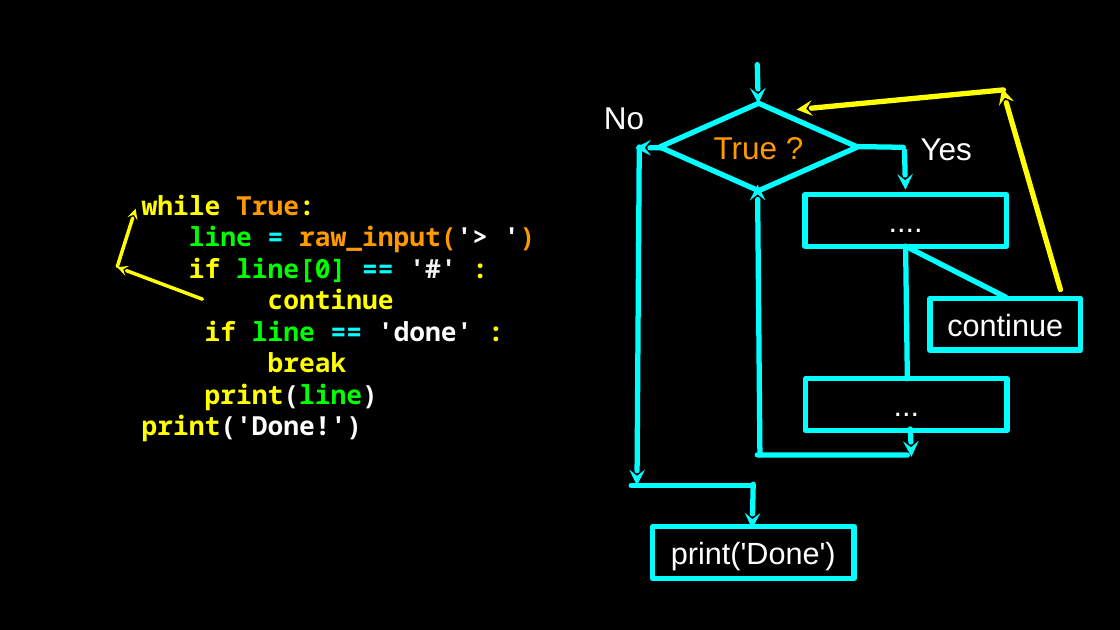
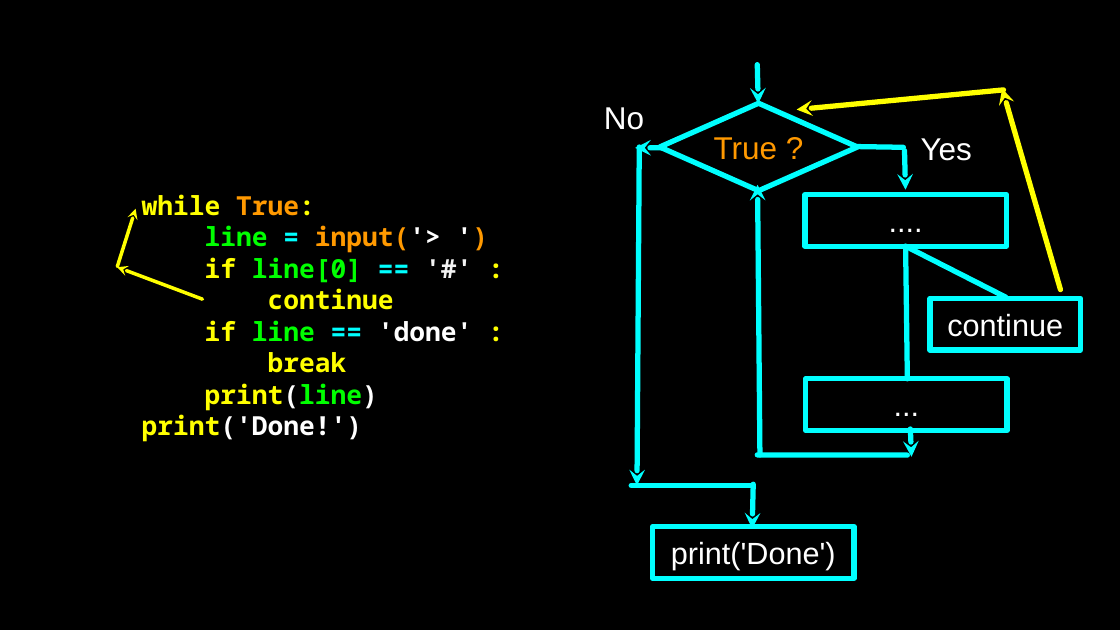
Before and after one commit to SOsintOps/py4e, a slide deck: slide 10 of lectures3/Pythonlearn-05-Iterations.pptx. Drawn at 1120x630 pixels with LibreOffice and Linux fonts; fonts in the diff are those of the drawing. Boxes give left, top, right and bottom in pixels: in the first picture for what was removed or moved away, otherwise in the second. Text is boxed around its words. In the diff, an @@ line names an element or a change of style, - is before the commit and + after.

Commit message:
Fix text and code errors in the chapter slides
Fixes 59 errors in the 16 chapter presentations (lectures3/Pythonlearn-NN-*.pptx):
typos, en dashes and curly quotes in code that Python rejects, Python 2 output
and messages (raw_input, <type 'list'>, range returning a list, u'' strings),
output that the code does not print, def __init(self)__, a missing ssl context
in opengeo.py, HTTP requests without \r\n, and a few wrong technical statements.
Only the text runs that change are edited; colors and layout are kept.

```diff
--- a/lectures3/Pythonlearn-05-Iterations.pptx
+++ b/lectures3/Pythonlearn-05-Iterations.pptx
@@ text at [205,225,441,253]: text changed @@
-line = raw_input('> ')
+line = input('> ')
```
Also in this commit, not shown: 3 other slides changed, 15 other files.
